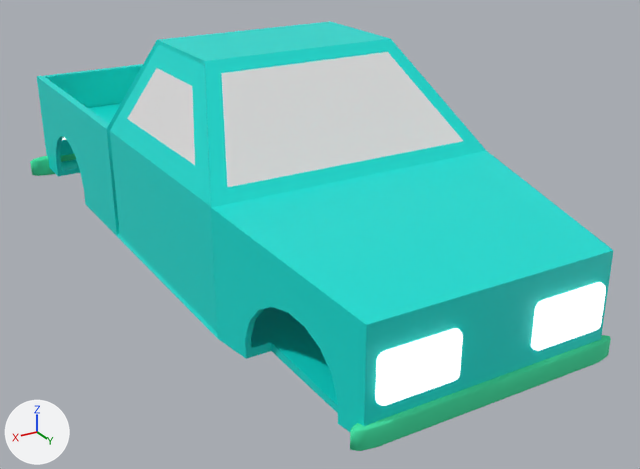
What one commit did to the glTF model src/assets/models/car.glb.
Camera for both pictures: a 50 mm camera at (0.406, 0.758, 0.378) aimed at (-0.026, 0.037, 0.017). Every picture has the same lights, and +X, +Y and +Z are marked at lower left. Where no turn or scale is listed for an object, it has been applied to the vertices.

The first picture shows 'body', 'bumper_f', 'door_glass_r', 'door_r.001', 'glass_f', 'light_fl', 'light_fr'.
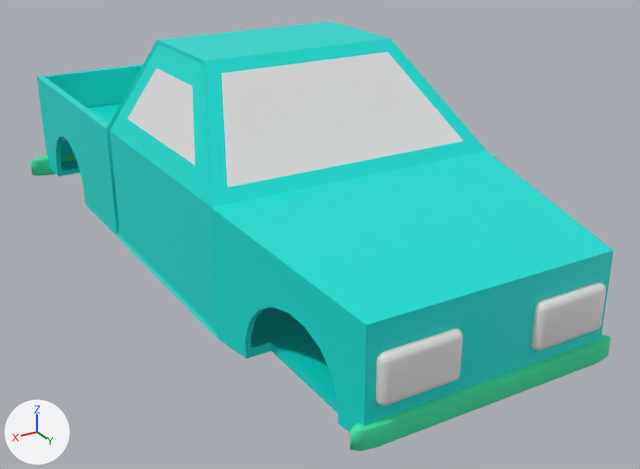
What differs and where, as boxes (x1, y1, x2, y2) in the pictures (640 x 469 px):
'light_fr', recoloured, surface changed: (375, 328, 463, 406) in both
'light_fl', recoloured, surface changed: (531, 282, 606, 351) in both

Edits to the bpy script that builds the scene:
```text
Change mat_light_material:
    mat_light_material.metallic: 1.0 -> 0.0
    mat_light_material.base_color: (1.0, 1.0, 1.0) -> (0.8, 0.8, 0.8)  # white #ffffff -> white #e7e7e7
    remove mat_light_material.emission_strength = 1.0
```
